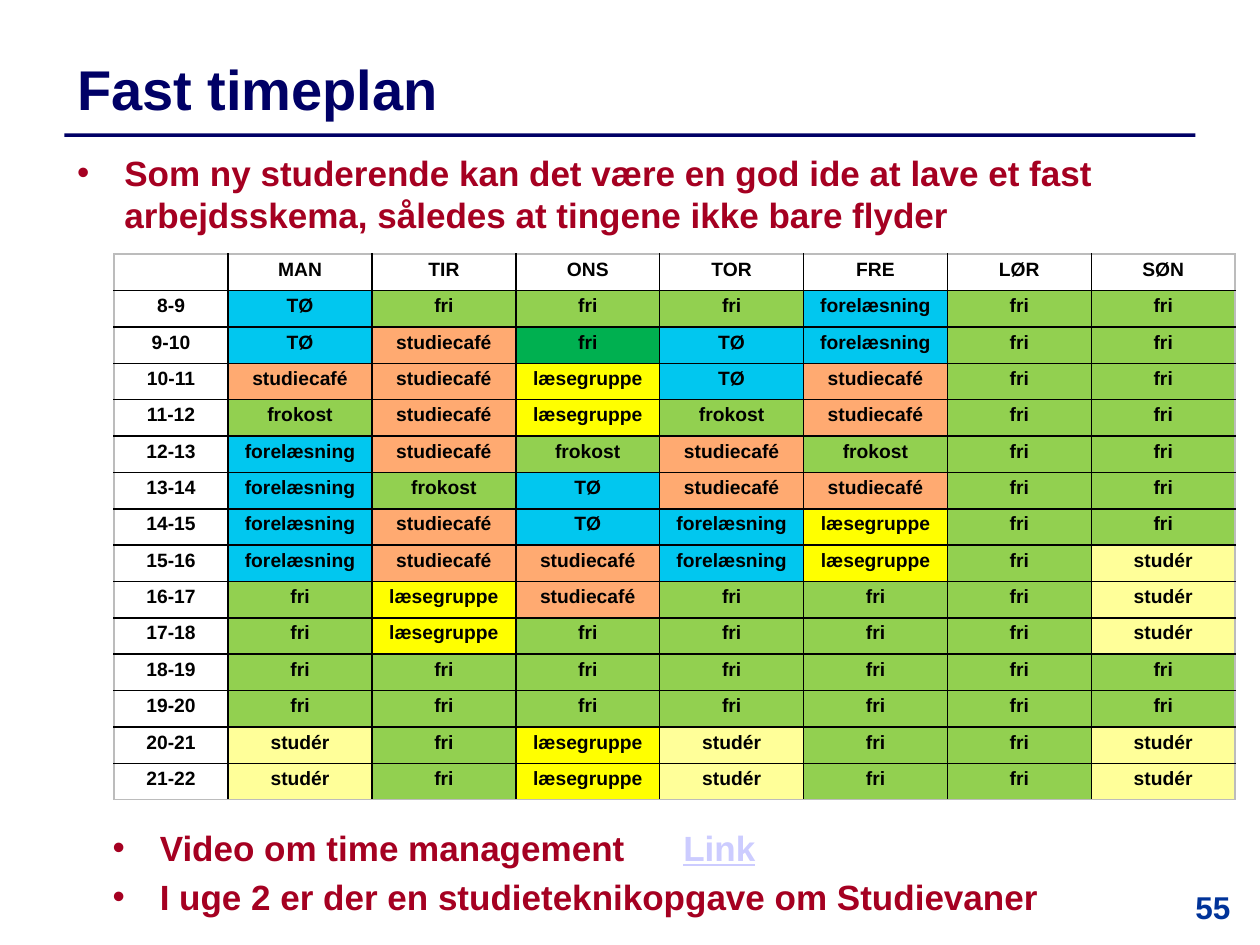
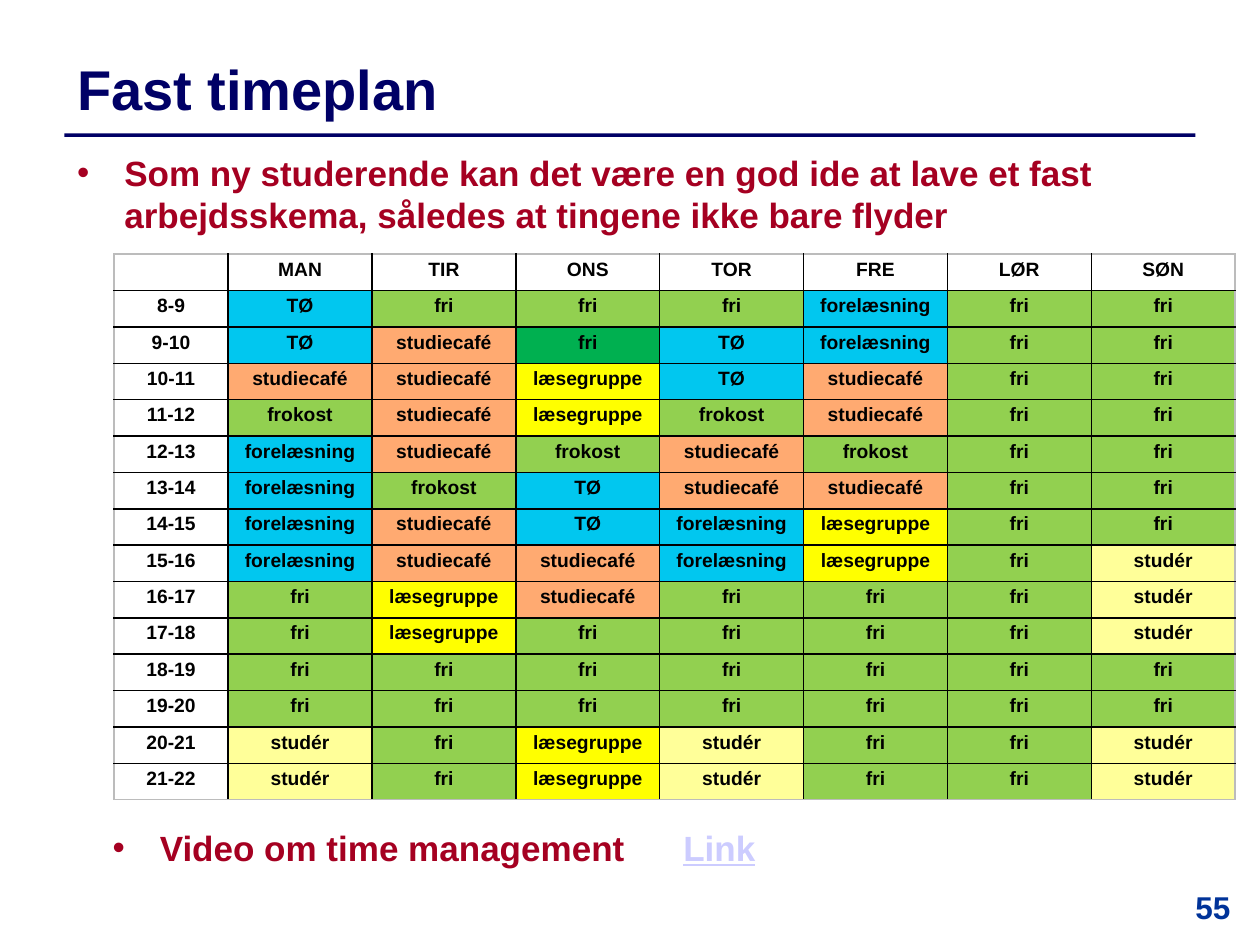
Before and after one commit to IntProgAU/Materiale, a slide deck: slide 55 of web/e23/uge_1a/Slides-Uge1-Mandag.pptx. Drawn at 1260x945 pixels with LibreOffice and Linux fonts; fonts in the diff are those of the drawing. Boxes give left, top, right and bottom in pixels: in the first picture for what was removed or moved away, otherwise in the second. Text is boxed around its words. In the diff, an @@ line names an element or a change of style, - is before the commit and + after.

```diff
--- a/web/e23/uge_1a/Slides-Uge1-Mandag.pptx
+++ b/web/e23/uge_1a/Slides-Uge1-Mandag.pptx
@@ text at box(160, 884, 1038, 916): paragraph removed @@
-• I uge 2 er der en studieteknikopgave om Studievaner
```
Also in this commit, not shown: 9 other slides changed, 1 other file.
